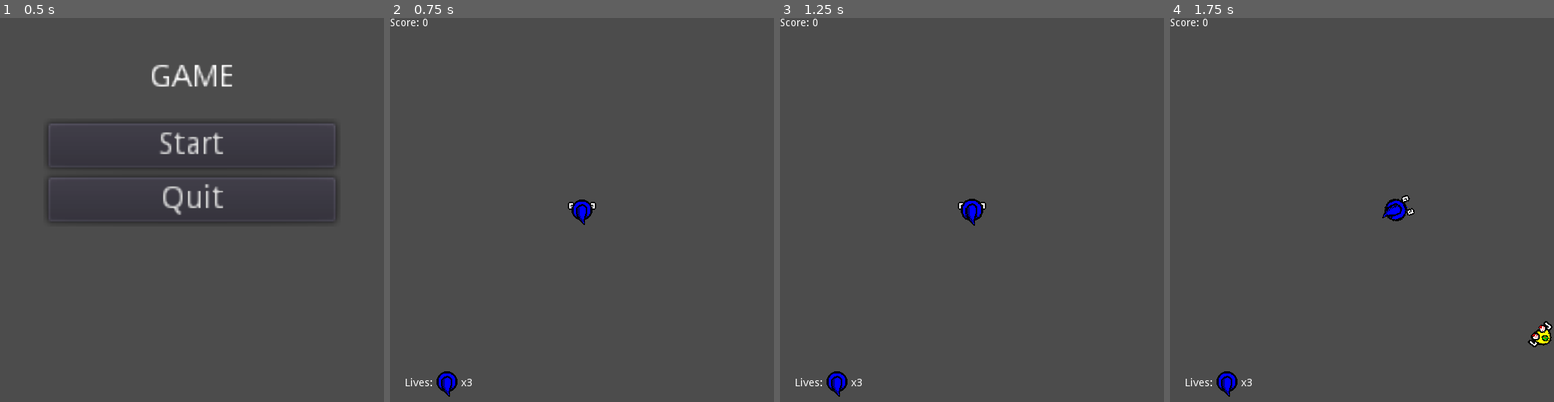
Above: before the commit, frames 1-4 (left to right).
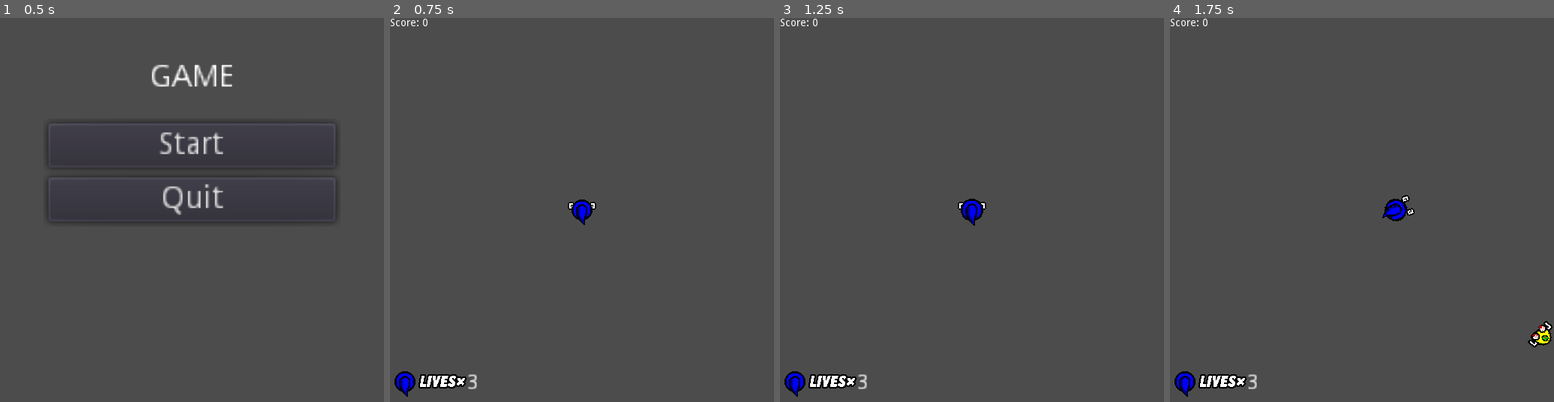
Above: after the commit, the same moments.

Repository: taylorhansen/Blue-vs-The-Sandwich-Invasion
Game: Godot game, scene res://main-menu/MainMenu.tscn
Same seed, same stepped clock (60 frames per second), same inputs: the game is played once before the commit and once after it.
Inputs (mouse positions are in pixels of both pictures, inside the frame that each line leads up to):
- Up to frame 1 (0.5 s): no input
- Up to frame 2 (0.75 s): click "Start" at 0.5 s
- Up to frame 3 (1.25 s): no input
- Up to frame 4 (1.75 s): tap Enter at 1.25 s; move the mouse to (1446, 190) at 1.27 s; press the mouse at (1446, 190) at 1.28 s; hold D (move_right) from 1.28 s (still down)

Frame 1 is identical in both runs. In frame 2, 0.8% of the frame differs, in the area x 1-23%, y 91-99%; in frame 3, 0.8%; in frame 4, 0.8%.

Commit message:
Add cool life counter texture
Drawn by Player0Gaming.

Diff:
--- a/fireball/Fireball.tscn
+++ b/fireball/Fireball.tscn
@@ -8,7 +8,7 @@
 custom_solver_bias = 0.0
 radius = 8.0
 
-[node name="Fireball" type="Area2D" index="0"]
+[node name="Fireball" type="Area2D"]
 
 input_pickable = true
 gravity_vec = Vector2( 0, 1 )
--- a/player/Player.tscn
+++ b/player/Player.tscn
@@ -13,7 +13,7 @@
 custom_solver_bias = 0.0
 radius = 16.0
 
-[node name="Player" type="Area2D" index="0" groups=[
+[node name="Player" type="Area2D" groups=[
 "player",
 ]]
 
--- a/world/World.tscn
+++ b/world/World.tscn
@@ -1,10 +1,11 @@
-[gd_scene load_steps=6 format=2]
+[gd_scene load_steps=7 format=2]
 
 [ext_resource path="res://world/world.gd" type="Script" id=1]
 [ext_resource path="res://player/Player.tscn" type="PackedScene" id=2]
 [ext_resource path="res://player/hatbase.tga" type="Texture" id=3]
 [ext_resource path="res://player/hattop.tga" type="Texture" id=4]
-[ext_resource path="res://world/camera.gd" type="Script" id=5]
+[ext_resource path="res://world/LIVES.tga" type="Texture" id=5]
+[ext_resource path="res://world/camera.gd" type="Script" id=6]
 
 [node name="World" type="Node" index="0"]
 
@@ -35,47 +36,36 @@
 
 position = Vector2( 0, 480 )
 
-[node name="Label" type="Label" parent="HUD/Lives" index="0"]
+[node name="HatBase" type="Sprite" parent="HUD/Lives" index="0"]
+
+position = Vector2( 20, 5 )
+rotation = -1.5708
+texture = ExtResource( 3 )
+__meta__ = {
+"_edit_group_": true
+}
+
+[node name="HatTop" type="Sprite" parent="HUD/Lives/HatBase" index="0"]
+
+position = Vector2( -5, 0 )
+texture = ExtResource( 4 )
+
+[node name="LivesText" type="Sprite" parent="HUD/Lives" index="1"]
+
+position = Vector2( 70, 5 )
+texture = ExtResource( 5 )
+
+[node name="LifeCounter" type="Label" parent="HUD/Lives" index="2"]
 
 anchor_left = 0.0
 anchor_top = 0.0
 anchor_right = 0.0
 anchor_bottom = 0.0
-margin_left = 20.0
-margin_right = 60.0
-margin_bottom = 14.0
-rect_pivot_offset = Vector2( 0, 0 )
-rect_clip_content = false
-mouse_filter = 2
-mouse_default_cursor_shape = 0
-size_flags_horizontal = 1
-size_flags_vertical = 4
-text = "Lives:"
-percent_visible = 1.0
-lines_skipped = 0
-max_lines_visible = -1
-
-[node name="HatBase" type="Sprite" parent="HUD/Lives" index="1"]
-
-position = Vector2( 76, 5 )
-rotation = -1.5708
-texture = ExtResource( 3 )
-
-[node name="HatTop" type="Sprite" parent="HUD/Lives" index="2"]
-
-position = Vector2( 76, 10 )
-rotation = -1.5708
-texture = ExtResource( 4 )
-
-[node name="Label2" type="Label" parent="HUD/Lives" index="3"]
-
-anchor_left = 0.0
-anchor_top = 0.0
-anchor_right = 0.0
-anchor_bottom = 0.0
-margin_left = 95.0
-margin_right = 135.0
-margin_bottom = 14.0
+margin_left = 102.0
+margin_top = -7.0
+margin_right = 110.0
+margin_bottom = 7.0
+rect_scale = Vector2( 2, 2 )
 rect_pivot_offset = Vector2( 0, 0 )
 rect_clip_content = false
 mouse_filter = 2
--- a/world/world.gd
+++ b/world/world.gd
@@ -56,7 +56,7 @@
     $Screen.shake()
     if lives <= 0:
         # game over sequence
-        get_tree().paused = true
+        get_tree().change_scene("res://main-menu/MainMenu.tscn")
 
 func _on_Enemy_fired():
     """
@@ -78,4 +78,4 @@
     """
     Updates the life indicator in the HUD.
     """
-    $HUD/Lives/Label2.text = "x" + str(lives)
+    $HUD/Lives/LifeCounter.text = str(lives)
Binary file added: world/LIVES.tga
Not shown, added: world/LIVES.tga.import
Not shown: 1 places in world/World.tscn that only renumber resources
